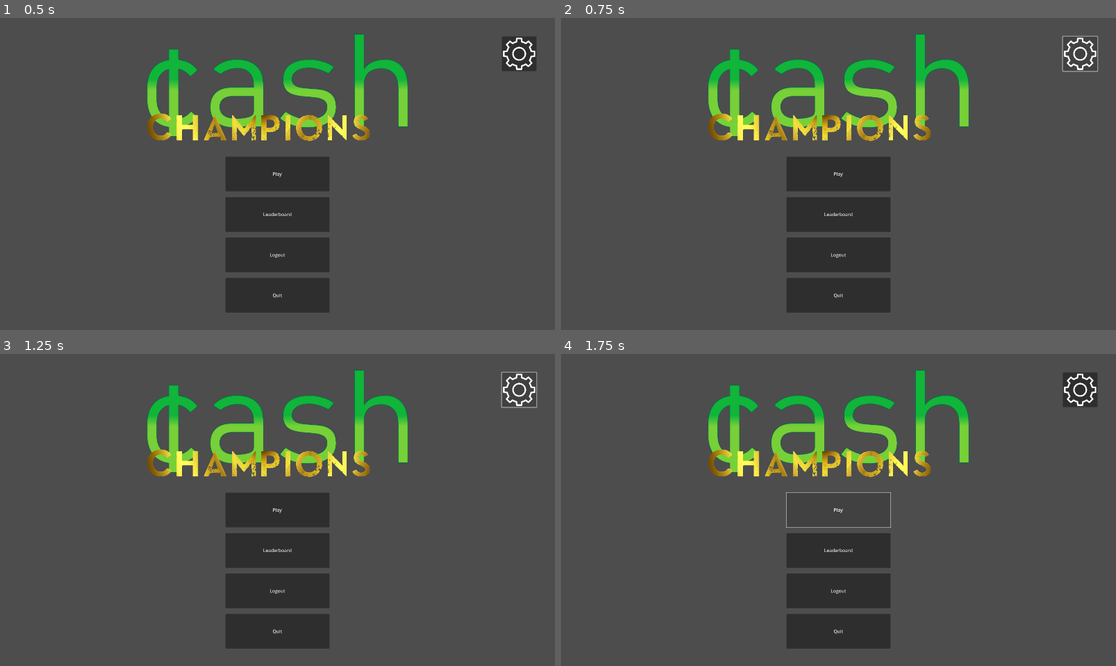
Above: before the commit, frames 1-4 (two rows, left to right).
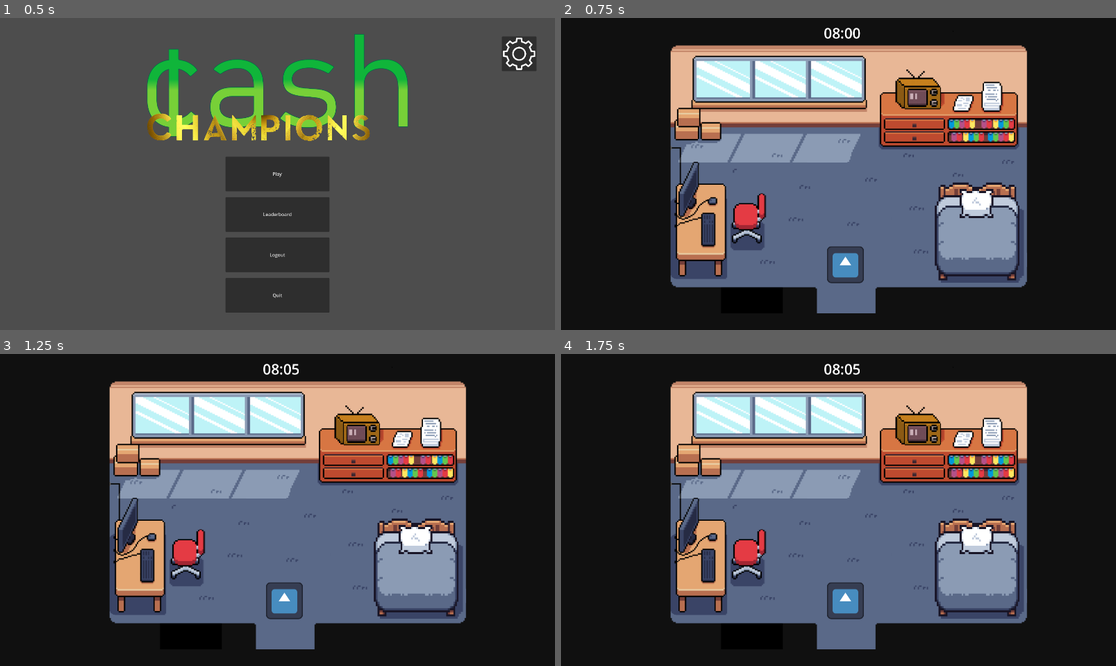
Above: after the commit, the same moments.

Repository: ThyGram/Eksamensprojekt-DDU
Game: Godot game, scene res://MainGame/main_menu.tscn
The game is run twice, just before and just after one commit, with the same random seed, the same clock (stepped at 60 frames per second) and the same inputs. The engine's default icon, where the game draws it, is replaced by a stand-in: a white triangle on a blue panel in a dark square.
Inputs (mouse positions are in pixels of both pictures, inside the frame that each line leads up to):
- Up to frame 1 (0.5 s): no input
- Up to frame 2 (0.75 s): click (1082, 52) at 0.5 s
- Up to frame 3 (1.25 s): no input
- Up to frame 4 (1.75 s): click (838, 510) at 1.25 s, where only the run before the commit has a clickable "Play"

Frame 1 is identical in both runs. In frame 2, 99% of the frame differs, in the area x 0-100%, y 0-100%; in frame 3, 99%; in frame 4, 99%.

Commit message:
Folder fejl fixed

Diff:
--- a/GodotGame/MainGame/Computer/computer_bank.gd
+++ b/GodotGame/MainGame/Computer/computer_bank.gd
@@ -1,6 +1,6 @@
 extends Control
 
-@onready var NoMoneyNode = preload("res://NoMoney.tscn")
+@onready var NoMoneyNode = preload("res://PopUps/NoMoney.tscn")
 
 func _ready():
 	var bankinterest : float = (storage.BankInterest - 1.0)*100.0
@@ -21,7 +21,7 @@
 
 func _input(event):
 	if (event.is_action_pressed("Escape")):
-		get_tree().change_scene_to_file("res://main_game_computer.tscn")
+		get_tree().change_scene_to_file("res://MainGame/main_game_computer.tscn")
 
 
 func _on_transfer_in_pressed():
@@ -45,4 +45,4 @@
 
 
 func _on_return_button_pressed():
-	get_tree().change_scene_to_file("res://main_game_computer.tscn")
+	get_tree().change_scene_to_file("res://MainGame/main_game_computer.tscn")
--- a/GodotGame/MainGame/Computer/computer_calender.gd
+++ b/GodotGame/MainGame/Computer/computer_calender.gd
@@ -12,8 +12,8 @@
 
 func _input(event):
 	if (event.is_action_pressed("Escape")):
-		get_tree().change_scene_to_file("res://main_game_computer.tscn")
+		get_tree().change_scene_to_file("res://MainGame/main_game_computer.tscn")
 
 
 func _on_return_button_pressed():
-	get_tree().change_scene_to_file("res://main_game_computer.tscn")
+	get_tree().change_scene_to_file("res://MainGame/main_game_computer.tscn")
--- a/GodotGame/MainGame/Computer/computer_stocks.gd
+++ b/GodotGame/MainGame/Computer/computer_stocks.gd
@@ -2,7 +2,7 @@
 
 var stocks : Dictionary = storage.Stocks
 @onready var single_ton = storage
-@onready var NoMoneyNode = preload("res://NoMoney.tscn")
+@onready var NoMoneyNode = preload("res://PopUps/NoMoney.tscn")
 
 func _ready():
 	storage.connect("stocks_changed", UpdateList)
@@ -26,7 +26,7 @@
 
 func _input(event):
 	if (event.is_action_pressed("Escape")):
-		get_tree().change_scene_to_file("res://main_game_computer.tscn")
+		get_tree().change_scene_to_file("res://MainGame/main_game_computer.tscn")
 
 # Called every frame. 'delta' is the elapsed time since the previous frame.
 func _process(delta):
@@ -73,4 +73,4 @@
 
 
 func _on_return_button_pressed():
-	get_tree().change_scene_to_file("res://main_game_computer.tscn")
+	get_tree().change_scene_to_file("res://MainGame/main_game_computer.tscn")
--- a/GodotGame/MainGame/Player.gd
+++ b/GodotGame/MainGame/Player.gd
@@ -26,10 +26,10 @@
 func _input(event):
 	if (event.is_action_pressed("ui_accept") and in_computerRange):
 		storage.PlayerPosition = self.global_position
-		get_tree().change_scene_to_file("res://main_game_computer.tscn")
+		get_tree().change_scene_to_file("res://MainGame/main_game_computer.tscn")
 	elif (event.is_action_pressed("ui_accept") and in_tvRange):
 		storage.PlayerPosition = self.global_position
-		get_tree().change_scene_to_file("res://main_game_tv.tscn")
+		get_tree().change_scene_to_file("res://MainGame/main_game_tv.tscn")
 	elif (event.is_action_pressed("ui_accept") and in_bedRange):
 		storage.PlayerPosition = self.global_position
 		get_parent().NewDay()
--- a/GodotGame/MainGame/main_game_computer.gd
+++ b/GodotGame/MainGame/main_game_computer.gd
@@ -16,22 +16,22 @@
 
 func _input(event):
 	if (event.is_action_pressed("Escape")):
-		get_tree().change_scene_to_file("res://main_game_bedroom.tscn")
+		get_tree().change_scene_to_file("res://MainGame/main_game_bedroom.tscn")
 	elif (event.is_action_pressed("LeftClick") and $TutorialPanel != null) :
 		tutorialclear()
 
 func _on_calender_pressed():
 	if $TutorialPanel == null:
-		get_tree().change_scene_to_file("res://computer_calender.tscn")
+		get_tree().change_scene_to_file("res://MainGame/Computer/computer_calender.tscn")
 
 func _on_stocks_pressed():
 	if $TutorialPanel == null:
-		get_tree().change_scene_to_file("res://computer_stocks.tscn")
+		get_tree().change_scene_to_file("res://MainGame/Computer/computer_stocks.tscn")
 
 func _on_bank_pressed():
 	if $TutorialPanel == null:
-		get_tree().change_scene_to_file("res://computer_bank.tscn")
+		get_tree().change_scene_to_file("res://MainGame/Computer/computer_bank.tscn")
 
 func _on_return_button_pressed():
 	if $TutorialPanel == null:
-		get_tree().change_scene_to_file("res://main_game_bedroom.tscn")
+		get_tree().change_scene_to_file("res://MainGame/main_game_bedroom.tscn")
--- a/GodotGame/MainGame/main_game_doorchat.gd
+++ b/GodotGame/MainGame/main_game_doorchat.gd
@@ -1,11 +1,26 @@
 extends Control
 
+var Dialouge1 : Array = ["Hello. I am Lånehajen Haj and i seee you havent paid back your debt"
+, "I DEMAND THAT YOU WORK FOR 10 DAYS, AND GIVE ME ALL THE MONEY TO CLEAR YOUR DEBT!!!"]
+
+var Dialouge2 : Array = ["EEEE", "FWECW"]
+
+var currDialouge : Array = []
 
 # Called when the node enters the scene tree for the first time.
 func _ready():
-	pass # Replace with function body.
+	if storage.Day == 1:
+		$Name/Dialouge.text = Dialouge1[0]
+		currDialouge = Dialouge1
+	elif storage.Day == 5:
+		$Name/Dialouge.text = Dialouge2[0]
+		currDialouge = Dialouge2
 
 
-# Called every frame. 'delta' is the elapsed time since the previous frame.
-func _process(delta):
-	pass
+func _input(event):
+	if (event.is_action_pressed("LeftClick") and storage.Day == 1):
+		var currIndex = Dialouge1.find($Name/Dialouge.text, 0)
+		if (currIndex < currDialouge.size()):
+			$Name/Dialouge.text = currDialouge[currIndex+1]
+		else:
+			pass #Start timer and end chat when it timeouts
--- a/GodotGame/MainGame/main_game_doorchat.tscn
+++ b/GodotGame/MainGame/main_game_doorchat.tscn
@@ -1,4 +1,6 @@
-[gd_scene format=3 uid="uid://b2tu0pbxosspk"]
+[gd_scene load_steps=2 format=3 uid="uid://b2tu0pbxosspk"]
+
+[ext_resource type="Script" path="res://MainGame/main_game_doorchat.gd" id="1_38fs2"]
 
 [node name="MainGame_DoorChat" type="Control"]
 layout_mode = 3
@@ -7,3 +9,20 @@
 anchor_bottom = 1.0
 grow_horizontal = 2
 grow_vertical = 2
+script = ExtResource("1_38fs2")
+
+[node name="Name" type="Label" parent="."]
+layout_mode = 0
+offset_left = 616.0
+offset_top = 547.0
+offset_right = 1218.0
+offset_bottom = 602.0
+theme_override_font_sizes/font_size = 40
+text = "Lånehajen Haj"
+
+[node name="Dialouge" type="Label" parent="Name"]
+layout_mode = 0
+offset_left = -5.0
+offset_top = 52.0
+offset_right = 677.0
+offset_bottom = 465.0
--- a/GodotGame/MainGame/main_game_tv.gd
+++ b/GodotGame/MainGame/main_game_tv.gd
@@ -15,7 +15,7 @@
 
 func _input(event):
 	if (event.is_action_pressed("Escape")):
-		get_tree().change_scene_to_file("res://main_game_bedroom.tscn")
+		get_tree().change_scene_to_file("res://MainGame/main_game_bedroom.tscn")
 
 # Called every frame. 'delta' is the elapsed time since the previous frame.
 func _process(delta):
--- a/GodotGame/MainGame/main_menu.gd
+++ b/GodotGame/MainGame/main_menu.gd
@@ -14,7 +14,7 @@
 func _on_play_pressed():
 	storage.GameStarted = true
 	storage.DayStarted = true
-	get_tree().change_scene_to_file("res://main_game_bedroom.tscn")
+	get_tree().change_scene_to_file("res://MainGame/main_game_bedroom.tscn")
 
 
 func _on_leaderboard_pressed():
--- a/GodotGame/SwitchScreen.gd
+++ b/GodotGame/SwitchScreen.gd
@@ -17,4 +17,4 @@
 	storage.GameWatch = 480
 	storage.BankMoney *= storage.BankInterest
 	storage.BankInterest = RandomNumberGenerator.new().randf_range(0.800,1.200)
-	get_tree().change_scene_to_file("res://main_game_bedroom.tscn")
+	get_tree().change_scene_to_file("res://MainGame/main_game_bedroom.tscn")
Not shown: 1 places in GodotGame/MainGame/Computer/computer_bank.tscn that only renumber resources
